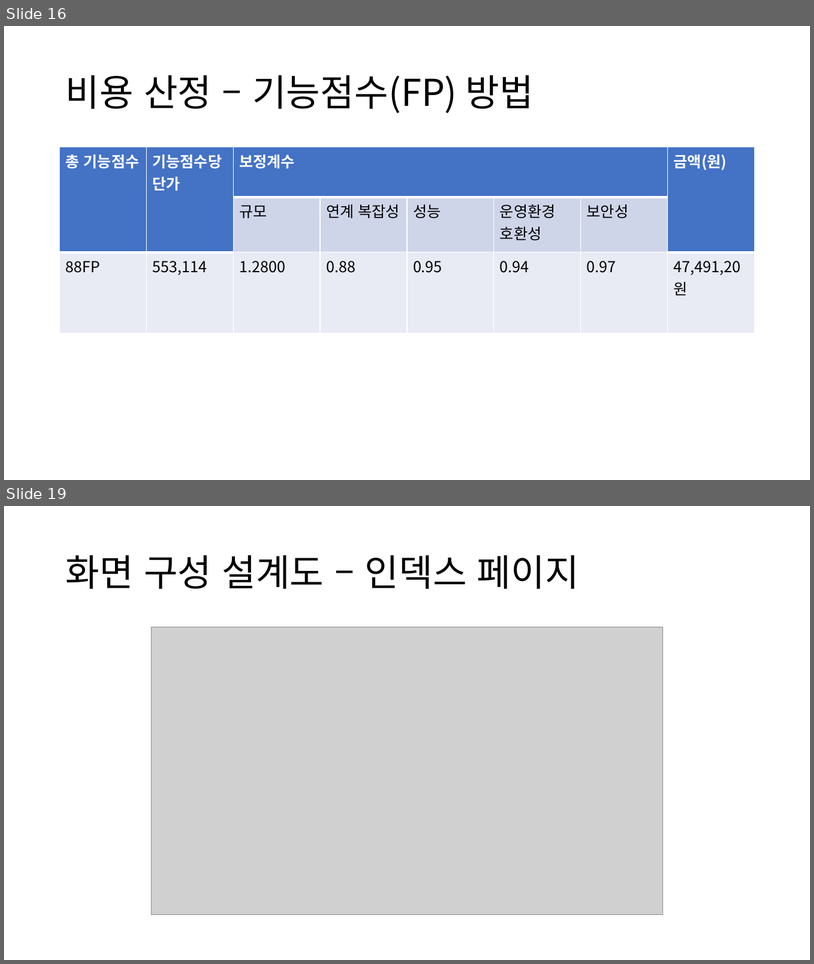
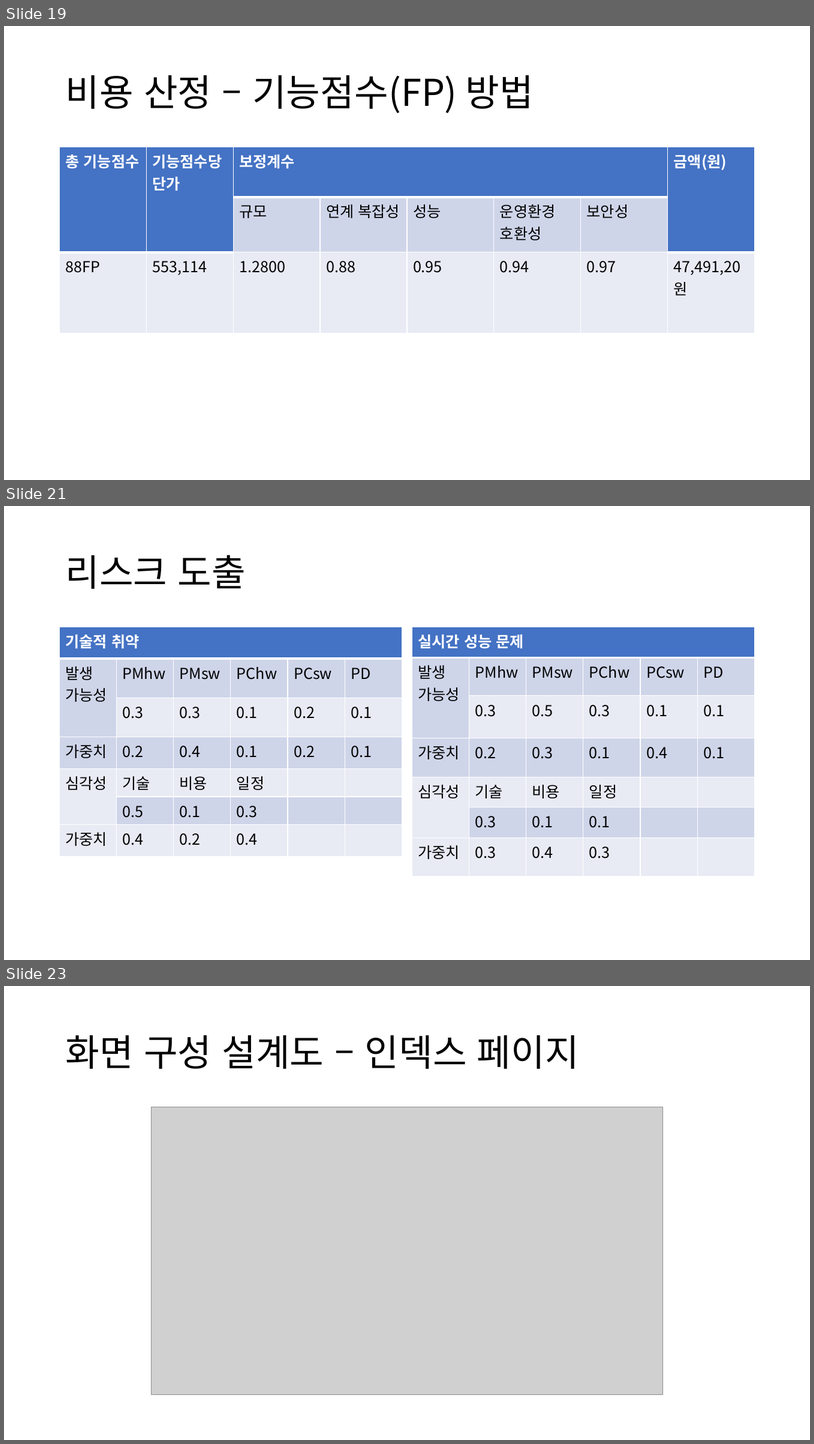
Before and after one commit to DrawGreen2021/Presentation, a slide deck: 팀 그릴그린 중간발표.pptx. Shown one above the other, each under a label of ours: slides 16 and 19 before the commit, slides 19, 21 and 23 after it; the slides between them are not shown. The pictures are 814x964 and 814x1444 pixels, drawn with LibreOffice and Linux fonts; fonts in the diff are those of the drawing; grey boxes stand for pictures. Boxes give left, top, right and bottom in pixels: in the first picture for what was removed or moved away, otherwise in the second. Text is boxed around its words. In the diff, an @@ line names an element or a change of style, - is before the commit and + after.

```diff
--- a/팀 그릴그린 중간발표.pptx
+++ b/팀 그릴그린 중간발표.pptx
@@ slide 21 added at (4,506,810,960), background #FFFFFF @@
@@ title added at (65,555,246,589), 44 pt, text #000000 @@
+리스크 도출
@@ table added at (60,627,401,877), 7 rows, 6 columns @@
+기술적 취약 |  |  |  |  | 
+발생 가능성 | PMhw | PMsw | PChw | PCsw | PD
+ | 0.3 | 0.3 | 0.1 | 0.2 | 0.1
+가중치 | 0.2 | 0.4 | 0.1 | 0.2 | 0.1
+심각성 | 기술 | 비용 | 일정 |  | 
+ | 0.5 | 0.1 | 0.3 |  | 
+가중치 | 0.4 | 0.2 | 0.4 |  | 
@@ table added at (413,627,753,883), 7 rows, 6 columns @@
+실시간 성능 문제 |  |  |  |  | 
+발생 가능성 | PMhw | PMsw | PChw | PCsw | PD
+ | 0.3 | 0.5 | 0.3 | 0.1 | 0.1
+가중치 | 0.2 | 0.3 | 0.1 | 0.4 | 0.1
+심각성 | 기술 | 비용 | 일정 |  | 
+ | 0.3 | 0.1 | 0.1 |  | 
+가중치 | 0.3 | 0.4 | 0.3 |  | 
@@ what was slide 16 is now slide 19 @@
@@ what was slide 19 is now slide 23 @@
```
Also in this commit, not shown: 10 slides changed, 5 other slides added, 3 slides removed, 7 other files.
